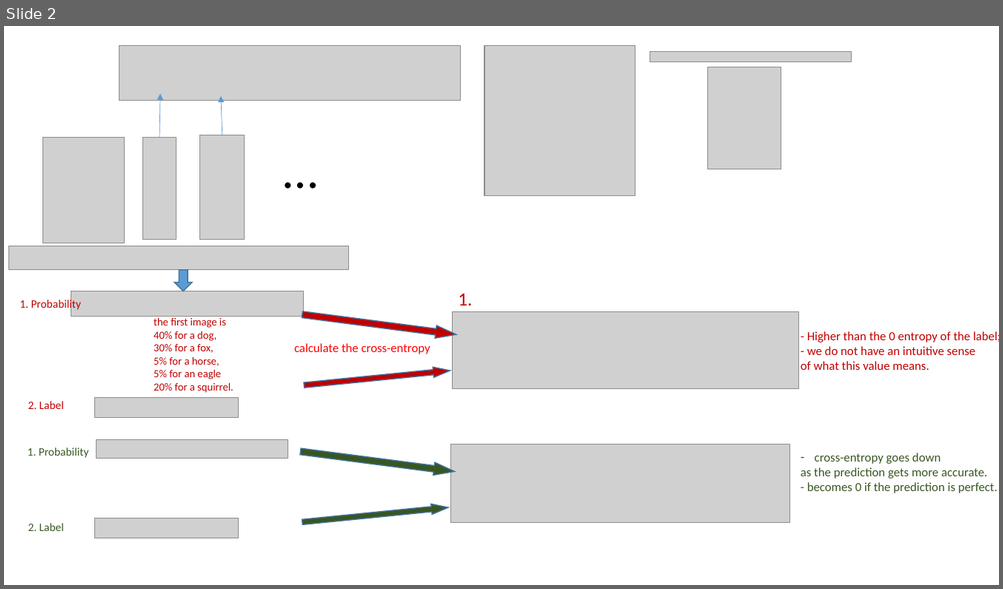
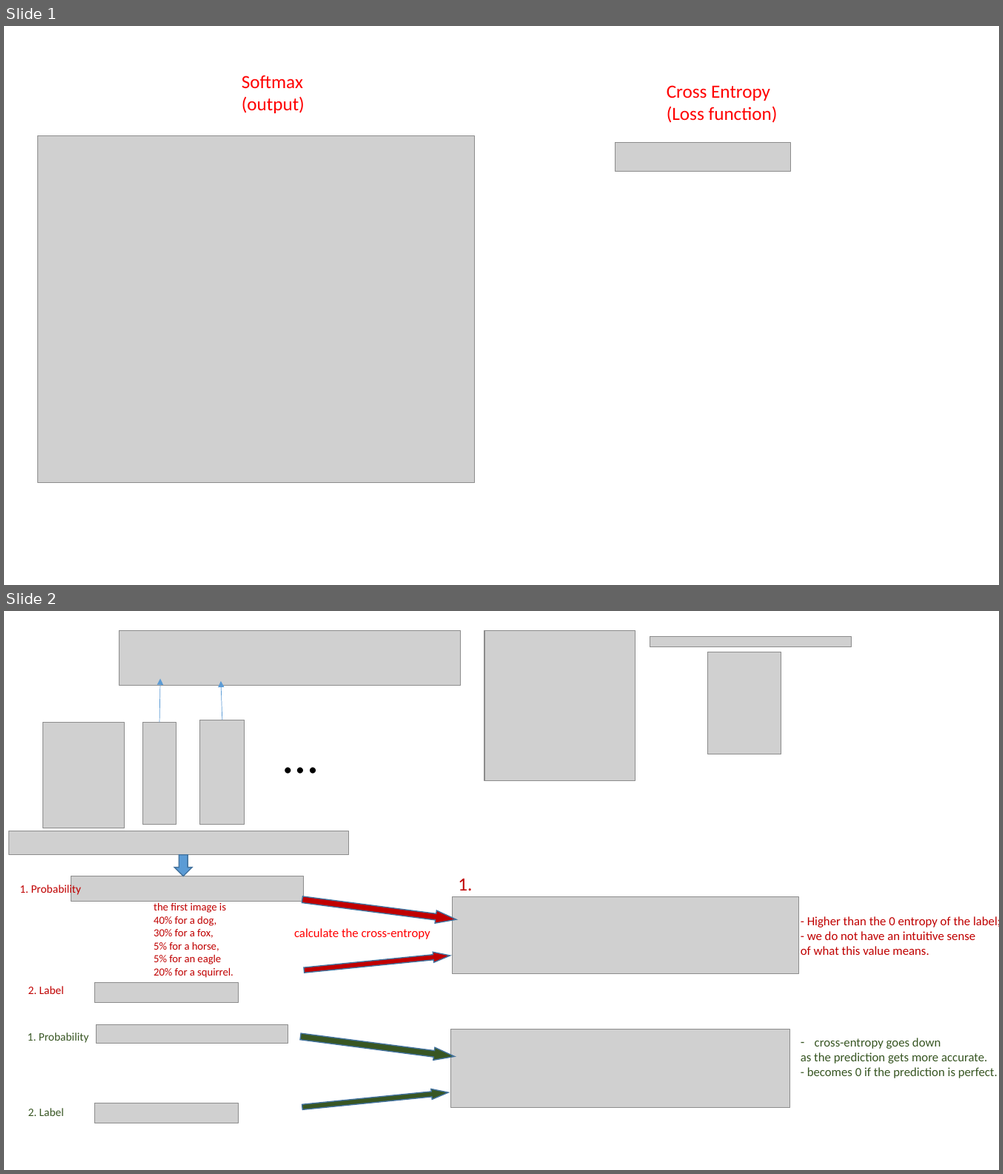
Before and after one commit to ziweifan177/Data_Science_Pilot, a slide deck: [Learning and Exercise] Data Science/Data Science/Comparisons/CrossEntropy.pptx. Shown one above the other, each under a label of ours: slide 2 before the commit, slides 1 and 2 after it. The pictures are 1003x589 and 1003x1174 pixels, drawn with LibreOffice and Linux fonts; fonts in the diff are those of the drawing; grey boxes stand for pictures. Boxes give left, top, right and bottom in pixels: in the first picture for what was removed or moved away, otherwise in the second. Text is boxed around its words. In the diff, an @@ line names an element or a change of style, - is before the commit and + after.

```diff
--- a/[Learning and Exercise] Data Science/Data Science/Comparisons/CrossEntropy.pptx
+++ b/[Learning and Exercise] Data Science/Data Science/Comparisons/CrossEntropy.pptx
@@ slide 1 added at box(4, 26, 999, 585), background #FFFFFF @@
@@ text added at box(242, 75, 304, 113), 18 pt, text #FF0000 @@
+Softmax
+(output)
@@ text added at box(666, 85, 777, 123), 18 pt, text #FF0000 @@
+Cross Entropy
+(Loss function)
@@ picture added at box(37, 136, 474, 483) @@
@@ picture added at box(615, 142, 791, 172) @@
```
Also in this commit, not shown: 1 slide removed.
